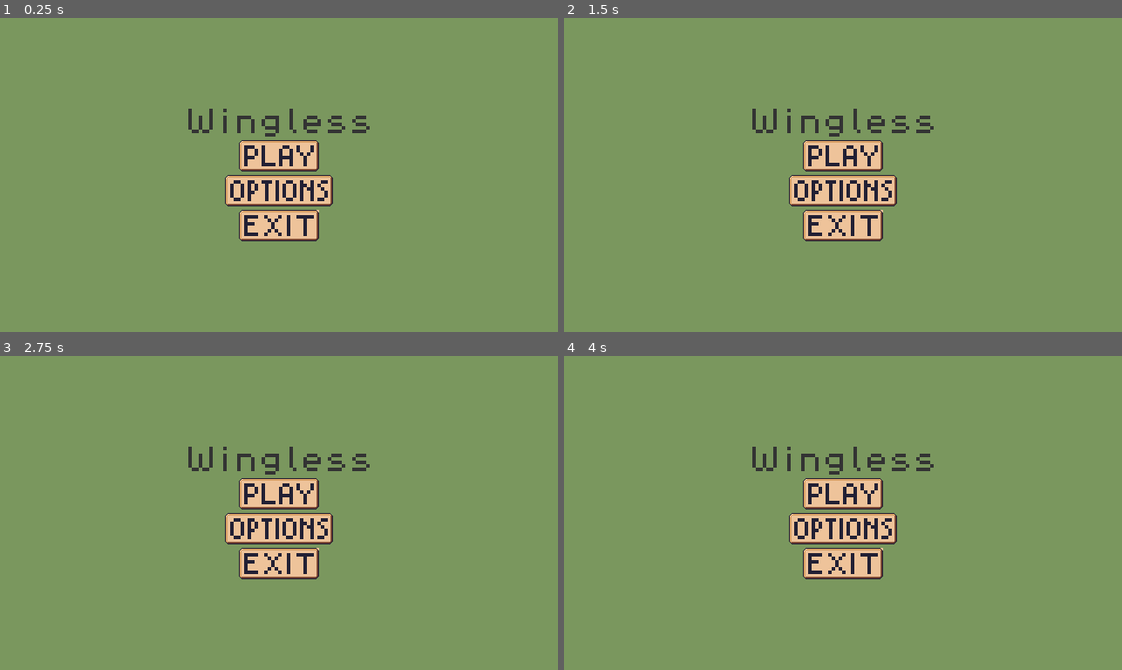
Above: before the commit, frames 1-4 (two rows, left to right).
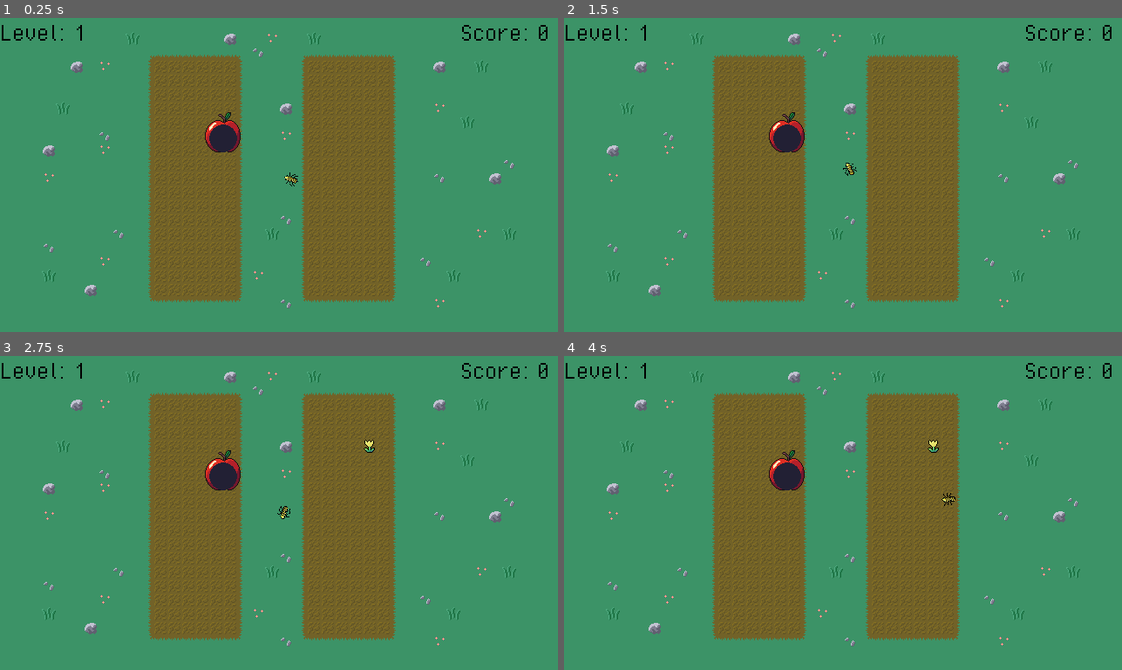
Above: after the commit, the same moments.

Repository: peterakerblom/wingless
Game: Godot game, scene res://scenes/level.tscn
Same seed, same stepped clock (60 frames per second), same inputs: the game is played once before the commit and once after it. Before the commit the project starts from res://scenes/main_menu.tscn.
Inputs (mouse positions are in pixels of both pictures, inside the frame that each line leads up to):
- Up to frame 1 (0.25 s): no input
- Up to frame 2 (1.5 s): click (843, 156) at 0.52 s; click (843, 156) at 1.27 s
- Up to frame 3 (2.75 s): click (279, 528) at 2.02 s
- Up to frame 4 (4 s): move the mouse to (965, 497) at 2.77 s; hold W (move_up) 2.78-3.53 s; tap Enter at 3.5 s; move the mouse to (731, 528) at 3.52 s; hold S (move_down) from 3.53 s (still down)

The runs differ from the first frame. In frame 1, 100% of the frame differs, in the area x 0-100%, y 0-100%; in frame 2, 100%; in frame 3, 100%; in frame 4, 100%.

Commit message:
feat: apples wip

Diff:
--- a/project.godot
+++ b/project.godot
@@ -11,7 +11,7 @@
 [application]
 
 config/name="Wingless"
-run/main_scene="res://scenes/main_menu.tscn"
+run/main_scene="res://scenes/level.tscn"
 config/features=PackedStringArray("4.3", "Forward Plus")
 config/icon="res://icon.svg"
 
--- /dev/null
+++ b/scenes/enemies/apple.tscn
@@ -0,0 +1,27 @@
+[gd_scene load_steps=5 format=3 uid="uid://c2f2mh2vhsbme"]
+
+[ext_resource type="Script" path="res://scripts/apple.gd" id="1_jvudc"]
+[ext_resource type="Texture2D" uid="uid://88bneaw7pums" path="res://assets/images/apple64.png" id="1_np5qk"]
+[ext_resource type="PackedScene" uid="uid://dlwilj6jimowm" path="res://scenes/enemies/apple_shadow.tscn" id="3_e8m65"]
+
+[sub_resource type="CapsuleShape2D" id="CapsuleShape2D_thd7c"]
+radius = 16.0
+height = 38.0
+
+[node name="Apple" type="Area2D"]
+script = ExtResource("1_jvudc")
+
+[node name="Sprite2D" type="Sprite2D" parent="."]
+texture_filter = 1
+position = Vector2(0, -2)
+texture = ExtResource("1_np5qk")
+
+[node name="CollisionShape2D" type="CollisionShape2D" parent="."]
+rotation = 1.5708
+shape = SubResource("CapsuleShape2D_thd7c")
+disabled = true
+
+[node name="AppleShadow" parent="." instance=ExtResource("3_e8m65")]
+position = Vector2(0, 3)
+
+[connection signal="body_entered" from="." to="." method="_on_body_entered"]
--- /dev/null
+++ b/scenes/enemies/apple_shadow.tscn
@@ -0,0 +1,9 @@
+[gd_scene load_steps=2 format=3 uid="uid://dlwilj6jimowm"]
+
+[ext_resource type="Texture2D" uid="uid://d2lpcd7mdjwly" path="res://assets/images/apple_shdow64.png" id="1_ufjba"]
+
+[node name="AppleShadow" type="Area2D"]
+
+[node name="Sprite2D" type="Sprite2D" parent="."]
+texture_filter = 1
+texture = ExtResource("1_ufjba")
--- a/scenes/level.tscn
+++ b/scenes/level.tscn
@@ -8,6 +8,7 @@
 [ext_resource type="Texture2D" uid="uid://dqbeaaj4x2tbo" path="res://assets/images/wingless_tileset_v2.png" id="6_cpfut"]
 [ext_resource type="Script" path="res://scripts/tile_map_layer.gd" id="6_uhpe5"]
 [ext_resource type="FontFile" uid="uid://bty0t72olslwg" path="res://assets/fonts/PixelOperator/PixelOperator.ttf" id="8_aconb"]
+[ext_resource type="PackedScene" uid="uid://c2f2mh2vhsbme" path="res://scenes/enemies/apple.tscn" id="9_iaj1h"]
 
 [sub_resource type="TileSetAtlasSource" id="TileSetAtlasSource_t73m2"]
 texture = ExtResource("2_r65vv")
@@ -62,6 +63,8 @@
 script = ExtResource("6_uhpe5")
 flower_spawn_interval_min = 2.0
 flower_spawn_interval_max = 6.0
+apple_spawn_interval_min = 8.0
+apple_spawn_interval_max = 10.0
 
 [node name="Flowers" type="Node" parent="."]
 
@@ -103,4 +106,7 @@
 wait_time = 15.0
 autostart = true
 
+[node name="Apple" parent="." instance=ExtResource("9_iaj1h")]
+position = Vector2(256, 135)
+
 [connection signal="timeout" from="TimerEnemySpawnTime" to="." method="_on_timer_enemy_spawn_time_timeout"]
--- /dev/null
+++ b/scripts/apple.gd
@@ -0,0 +1,16 @@
+extends Area2D
+
+
+# Called when the node enters the scene tree for the first time.
+func _ready() -> void:
+	pass # Replace with function body.
+
+
+# Called every frame. 'delta' is the elapsed time since the previous frame.
+func _process(delta: float) -> void:
+	pass
+
+
+func _on_body_entered(body: Node2D) -> void:
+	if body.is_in_group("Player"):
+		body.take_damage()
--- a/scripts/tile_map_layer.gd
+++ b/scripts/tile_map_layer.gd
@@ -8,12 +8,19 @@
 @export var snowdrop = preload("uid://cy2ynsb0uc8tm")
 @export var sunflower_yellow = preload("uid://oflg1kh26y6k")
 
+@export var apple_scene = preload("uid://c2f2mh2vhsbme")
+
 @export var flower_spawn_interval_min: float = 0.1
 @export var flower_spawn_interval_max: float = 0.2
 @export var max_flower_count: int = 15
 
+@export var apple_spawn_interval_min: float = 1
+@export var apple_spawn_interval_max: float = 2
+
 var timer: Timer
 var spawn_positions: Array[Vector2] = []
+
+var apple_timer: Timer
 
 func _ready():
 	spawn_positions = get_spawn_positions_from_tilemap()
@@ -26,6 +33,15 @@
 	add_child(timer)
 	timer.start()
 
+	# Create apple timer
+	apple_timer = Timer.new()
+	apple_timer.one_shot = false
+	apple_timer.wait_time = randf_range(apple_spawn_interval_min, apple_spawn_interval_max)
+	apple_timer.timeout.connect(_on_apple_timer_timeout)
+	add_child(apple_timer)
+	apple_timer.start()
+
+
 func get_spawn_positions_from_tilemap() -> Array[Vector2]:
 	var positions: Array[Vector2] = []
 
@@ -36,6 +52,16 @@
 			positions.append(world_pos)
 
 	return positions
+
+func _on_apple_timer_timeout() -> void:
+	if spawn_positions.is_empty():
+		return
+	var random_index = randi() % spawn_positions.size()
+	var spawn_position = spawn_positions[random_index]
+	var instance = apple_scene.instantiate()
+	instance.position = spawn_position
+	get_node("../Enemies").add_child(instance)
+	set_random_apple_spawn_interval()
 
 func _on_timer_timeout() -> void:
 	if spawn_positions.is_empty():
@@ -72,3 +98,6 @@
 
 func set_random_spawn_interval():
 	timer.wait_time = randf_range(flower_spawn_interval_min, flower_spawn_interval_max)
+
+func set_random_apple_spawn_interval():
+	apple_timer.wait_time = randf_range(apple_spawn_interval_min, apple_spawn_interval_max)
Binary file added: assets/images/apple64.png
Not shown, added: assets/images/apple64.png.import
Binary file added: assets/images/apple_shdow64.png
Not shown, added: assets/images/apple_shdow64.png.import
Not shown: 1 places in scenes/level.tscn that only renumber resources
